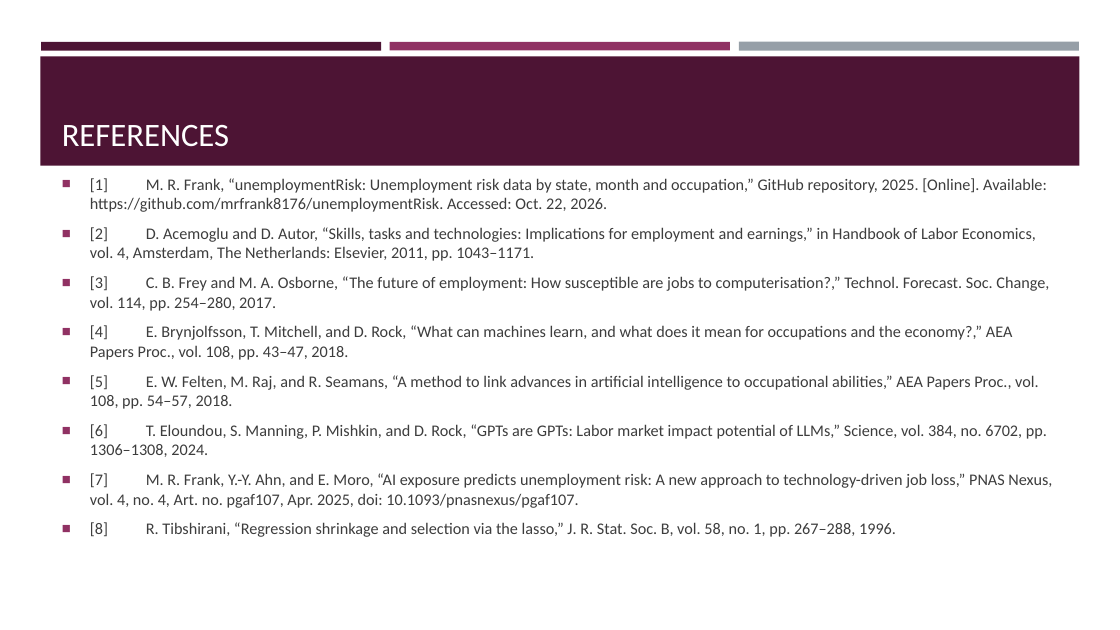
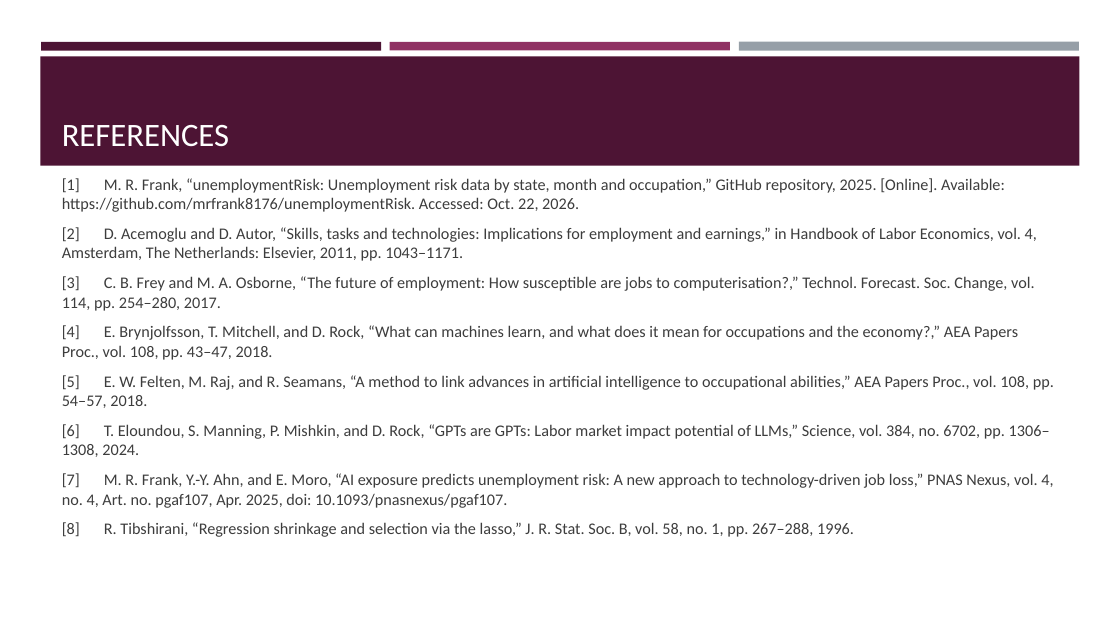
Before and after one commit to Ashonet/CSCU9DA_Assignment, a slide deck: slide 10 of CSCU9DA_Presentation.pptx. Drawn at 1120x630 pixels with LibreOffice and Linux fonts; fonts in the diff are those of the drawing. Boxes give left, top, right and bottom in pixels: in the first picture for what was removed or moved away, otherwise in the second. Text is boxed around its words. In the diff, an @@ line names an element or a change of style, - is before the commit and + after.

```diff
--- a/CSCU9DA_Presentation.pptx
+++ b/CSCU9DA_Presentation.pptx
@@ text "[1] M. R. Frank, “unemploymentRisk: ..." at bbox=[62, 197, 1054, 537]: bullet ■ to none @@
```
